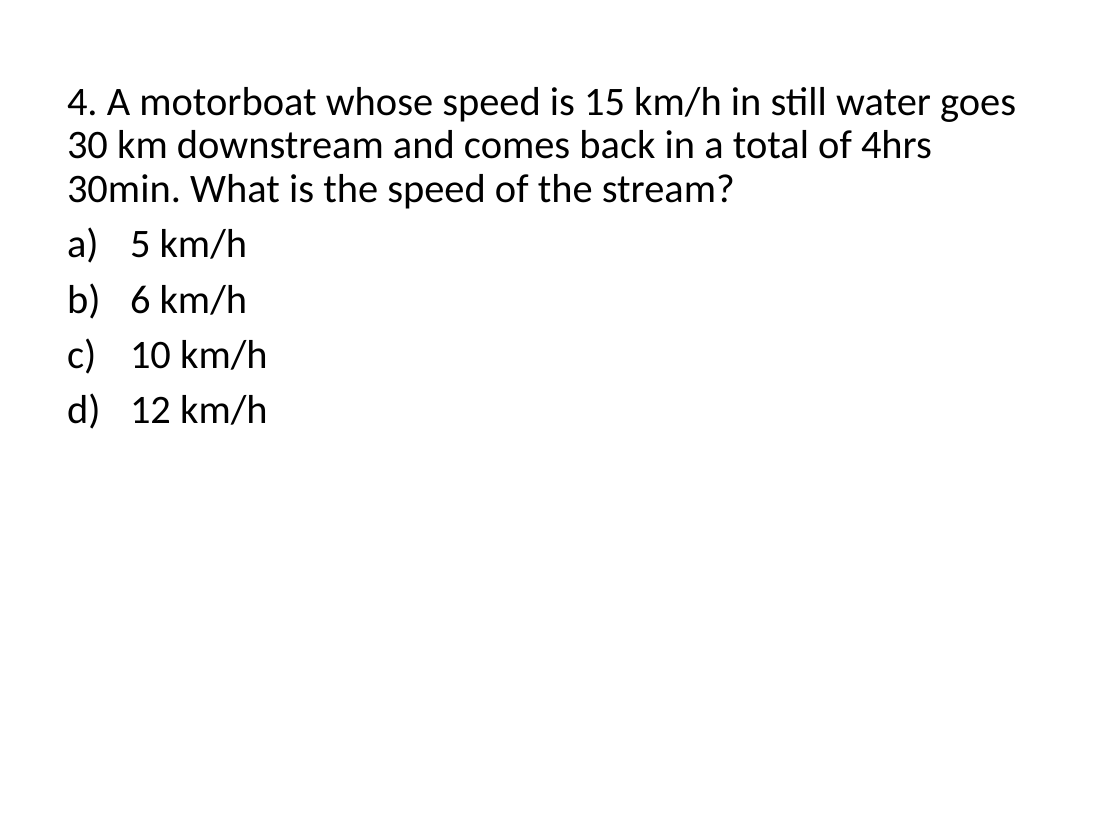
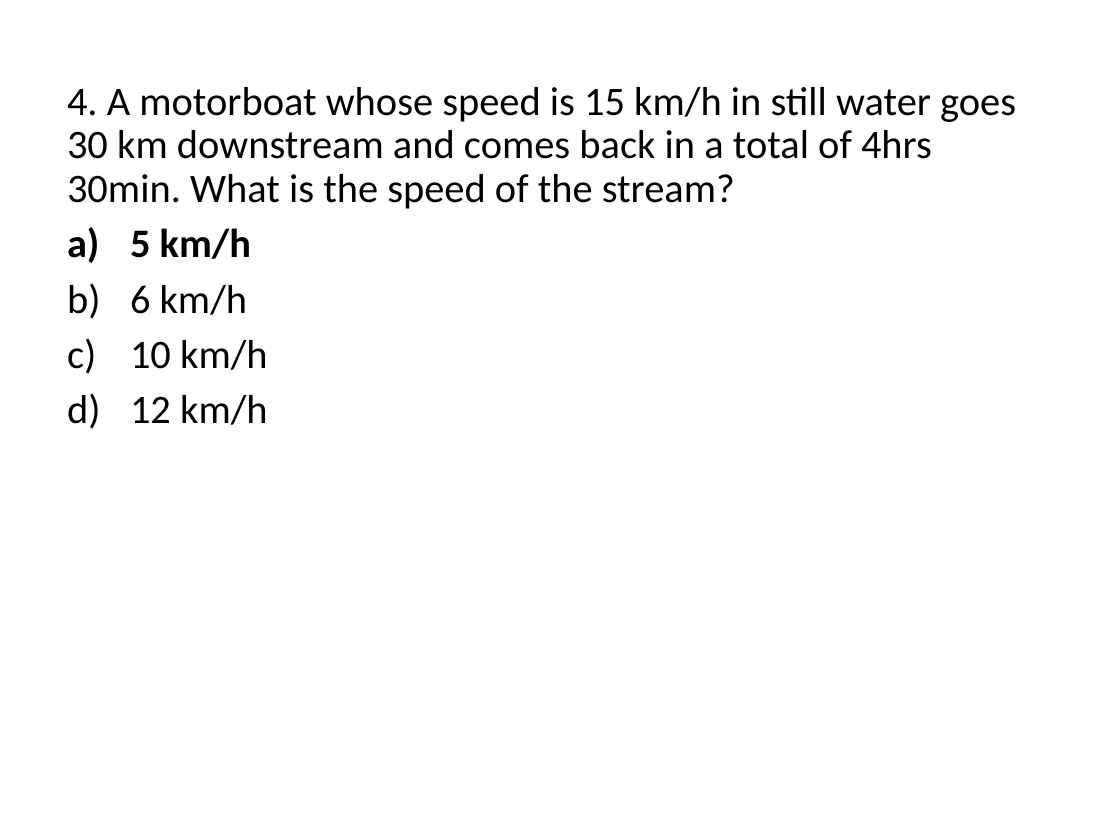
Before and after one commit to sauravhathi/lpu-cse, a slide deck: slide 8 of Subjects/PEA308 - ADVANCED ANALYTICAL SKILLS-II/Boats _ Streams New.pptx. Drawn at 1120x840 pixels with LibreOffice and Linux fonts; fonts in the diff are those of the drawing. Boxes give left, top, right and bottom in pixels: in the first picture for what was removed or moved away, otherwise in the second. Text is boxed around its words. In the diff, an @@ line names an element or a change of style, - is before the commit and + after.

```diff
--- a/Subjects/PEA308 - ADVANCED ANALYTICAL SKILLS-II/Boats _ Streams New.pptx
+++ b/Subjects/PEA308 - ADVANCED ANALYTICAL SKILLS-II/Boats _ Streams New.pptx
@@ text at (x1=130, y1=228, x2=251, y2=259): bold on in "5 km/h" @@
```
Also in this commit, not shown: 3 other slides changed, 3 other files.
